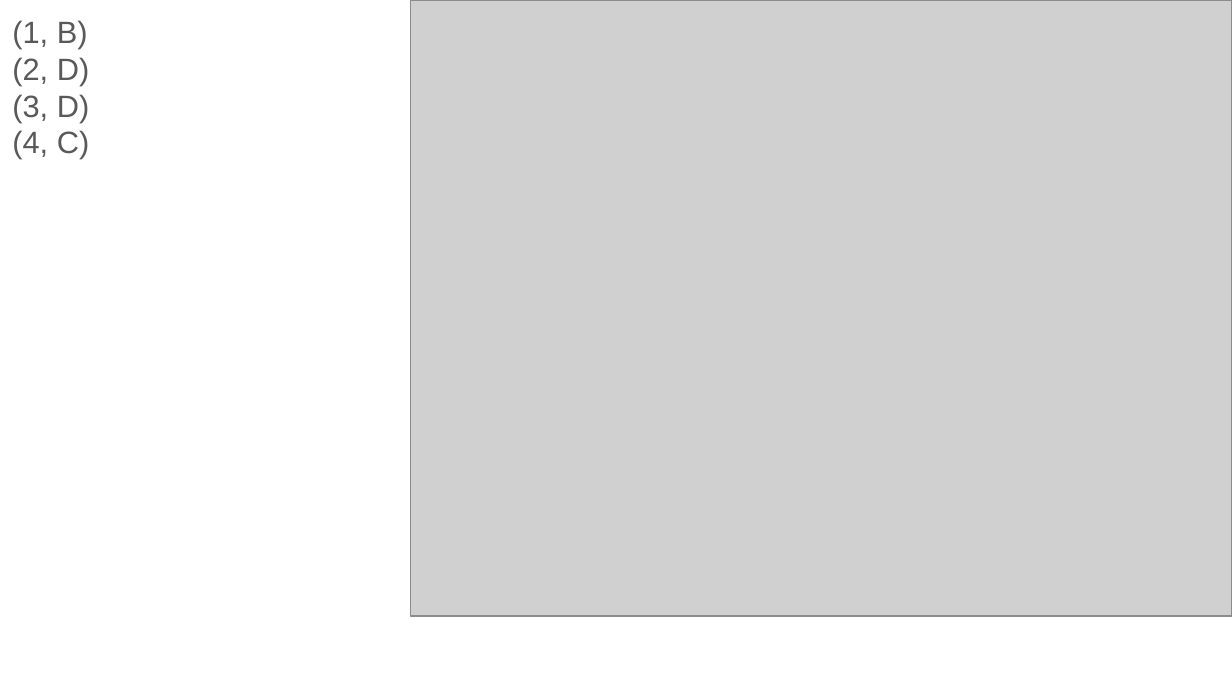
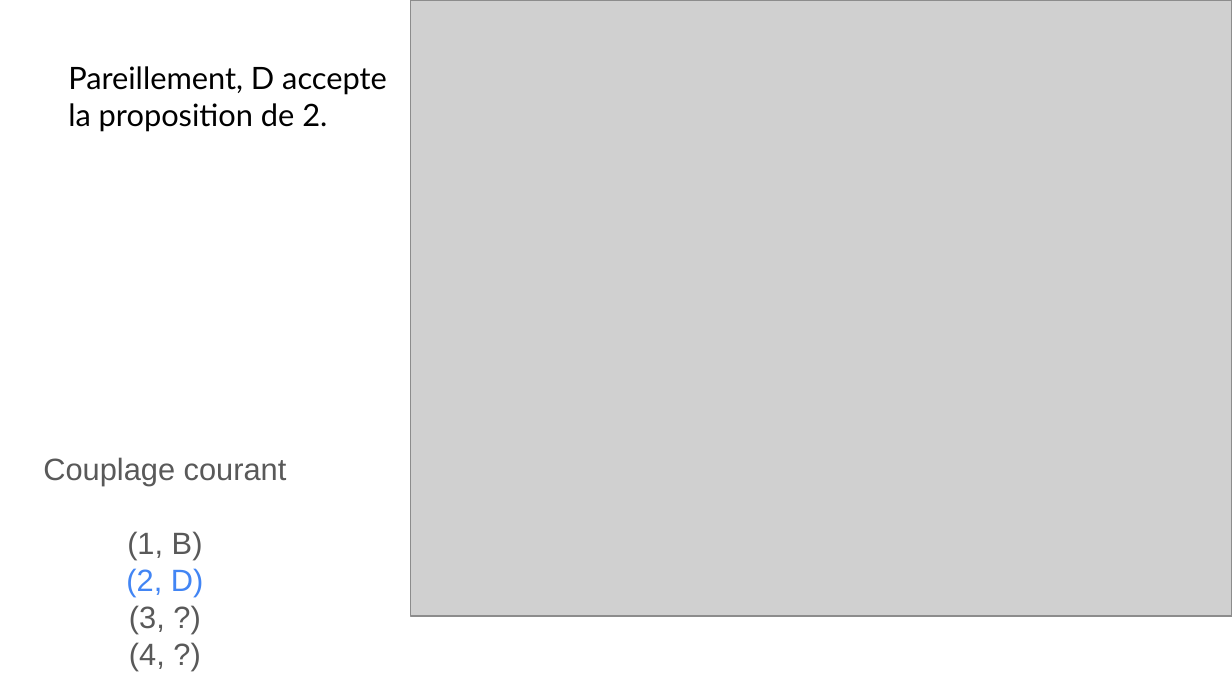
Before and after one commit to karimizerx/stable.roommates.problem, a slide deck: slide 6 of annexe.pptx (slide 3 before the commit). Drawn at 1232x693 pixels with LibreOffice and Linux fonts; fonts in the diff are those of the drawing; grey boxes stand for pictures. Boxes give left, top, right and bottom in pixels: in the first picture for what was removed or moved away, otherwise in the second. Text is boxed around its words. In the diff, an @@ line names an element or a change of style, - is before the commit and + after.

```diff
--- a/annexe.pptx
+++ b/annexe.pptx
@@ text added at [68,66,387,132], 18 pt, text #000000 @@
+Pareillement, D accepte la proposition de 2.
@@ text "Couplage courant": place and size @@
-text "Couplage courant" at [12,20,89,159]
+text "Couplage courant" at [43,457,287,671]
@@ text at [43,457,287,486]: paragraph added @@
+Couplage courant
@@ text at [126,531,203,597]: text colour #595959 to #4285F4 in "(2, D)"; alignment left to centre @@
@@ text at [129,605,165,671]: text changed @@
-(3, D)
-(4, C)
+(3, ?)
+(4, ?)
```
Also in this commit, not shown: 40 other slides changed, 8 slides added, 5 slides removed, 1 other file.
